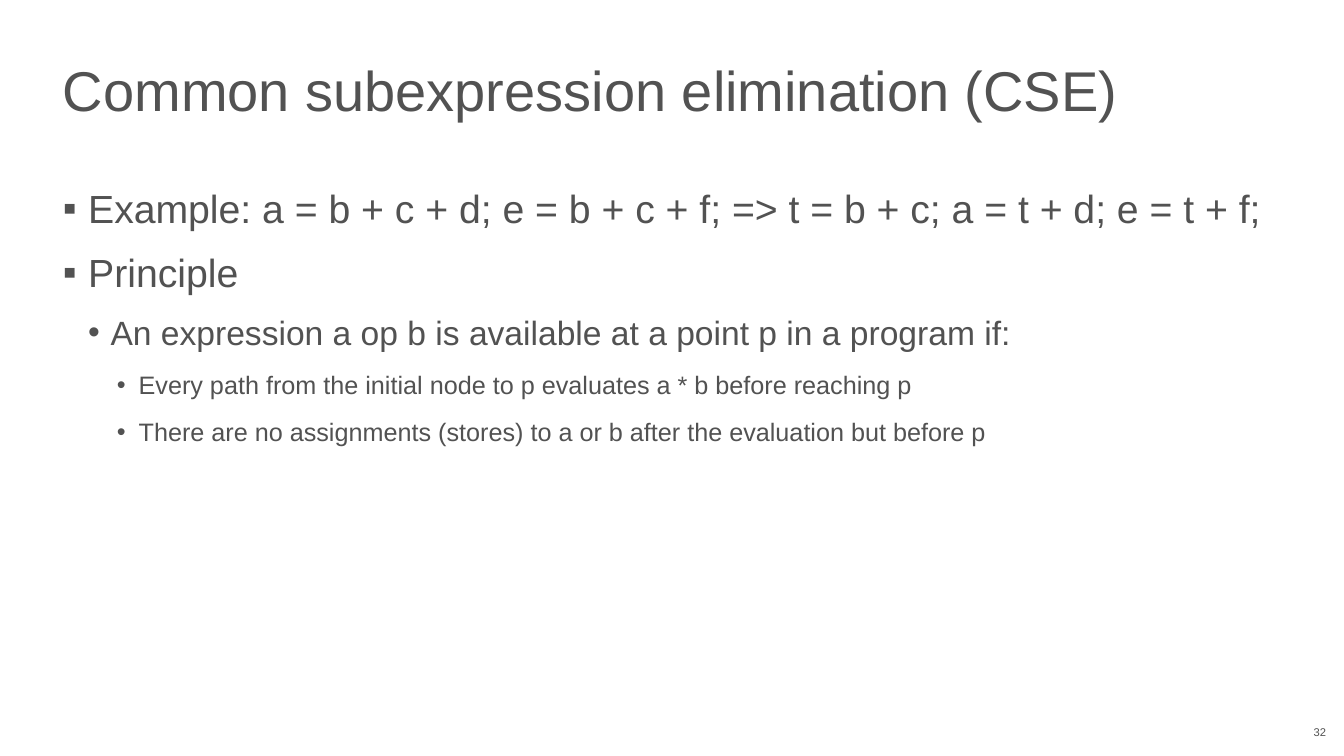
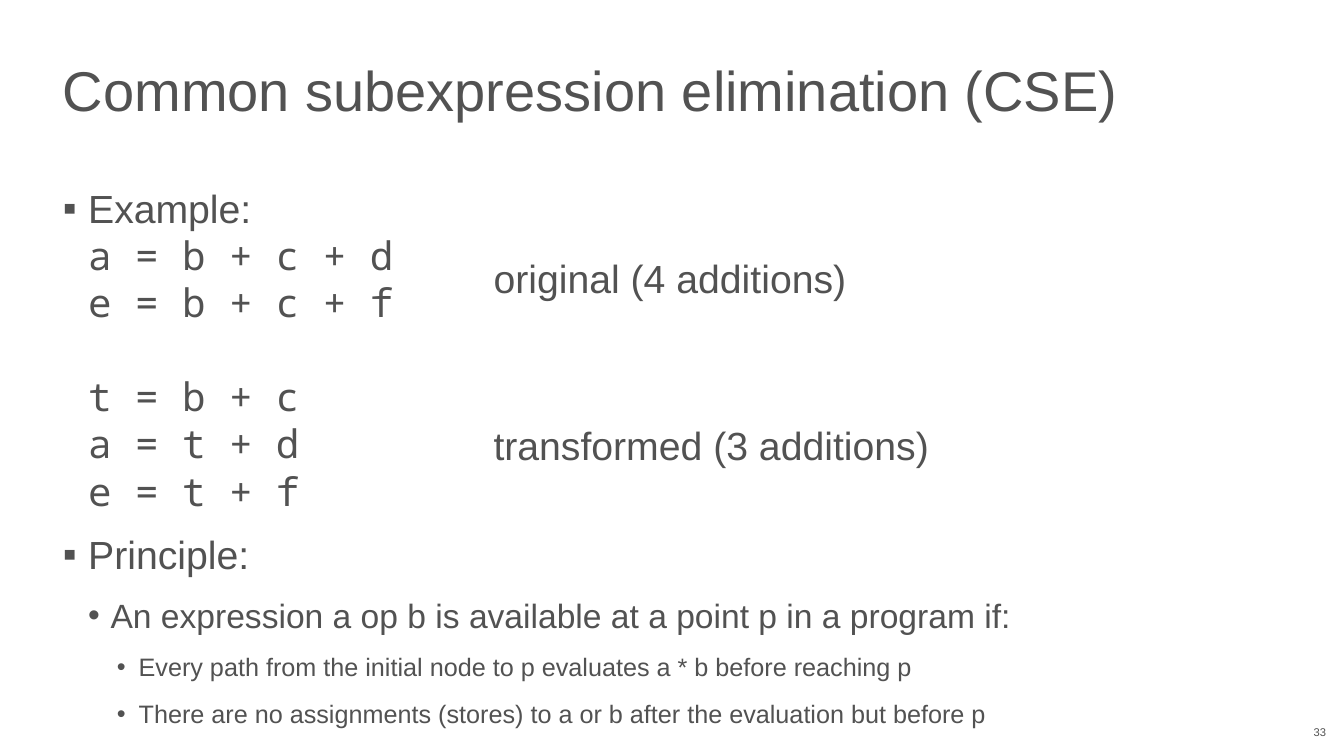
Before and after one commit to NN-complr-tech/Complr-course-lectures, a slide deck: slide 33 of 05-Optimizations-1.pptx (slide 32 before the commit). Drawn at 1344x756 pixels with LibreOffice and Linux fonts; fonts in the diff are those of the drawing. Boxes give left, top, right and bottom in pixels: in the first picture for what was removed or moved away, otherwise in the second. Text is boxed around its words. In the diff, an @@ line names an element or a change of style, - is before the commit and + after.

```diff
--- a/05-Optimizations-1.pptx
+++ b/05-Optimizations-1.pptx
@@ text at bbox=[88, 194, 394, 577]: text changed; font Arial to Noto Sans Mono @@
-▪ Example: a = b + c + d; e = b + c + f; => t = b + c; a = t + d; e = t + f;
-▪ Principle
+▪ Example:
+a = b + c + d
+e = b + c + f
+t = b + c
+a = t + d
+e = t + f
+▪ Principle:
@@ text added at bbox=[494, 264, 846, 301], 28 pt, text #525252 @@
+original (4 additions)
@@ text added at bbox=[494, 431, 929, 468], 28 pt, text #525252 @@
+transformed (3 additions)
@@ page number at bbox=[1314, 728, 1326, 736]: text changed @@
-32
+33
```
Also in this commit, not shown: 22 other slides changed, 3 slides added, 1 slide removed.
